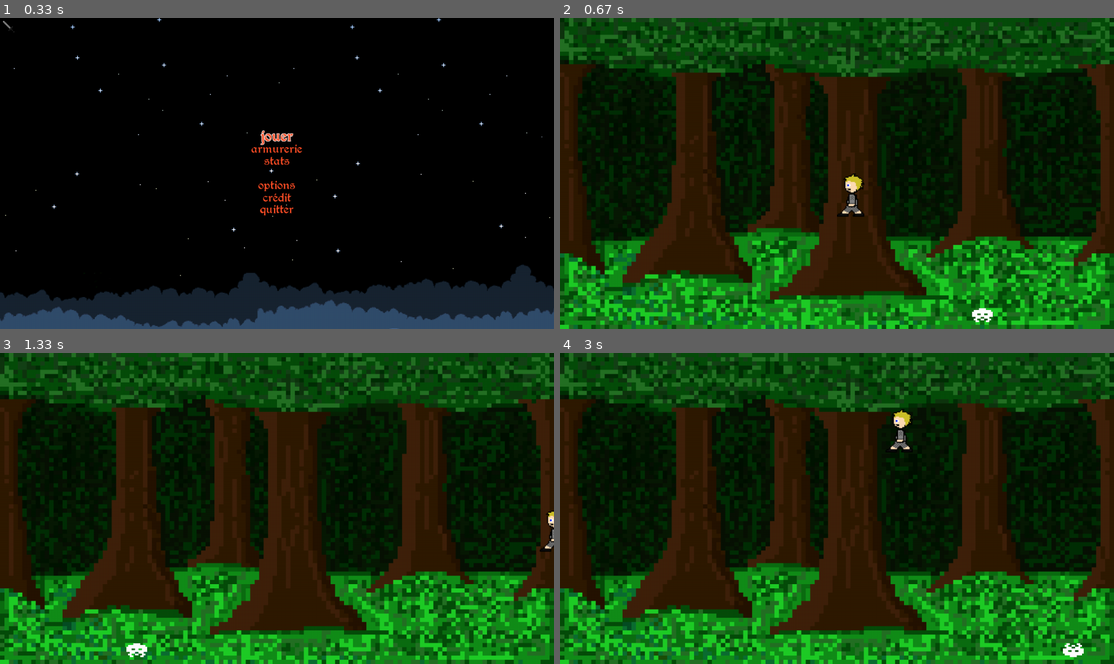
Above: before the commit, frames 1-4 (two rows, left to right).
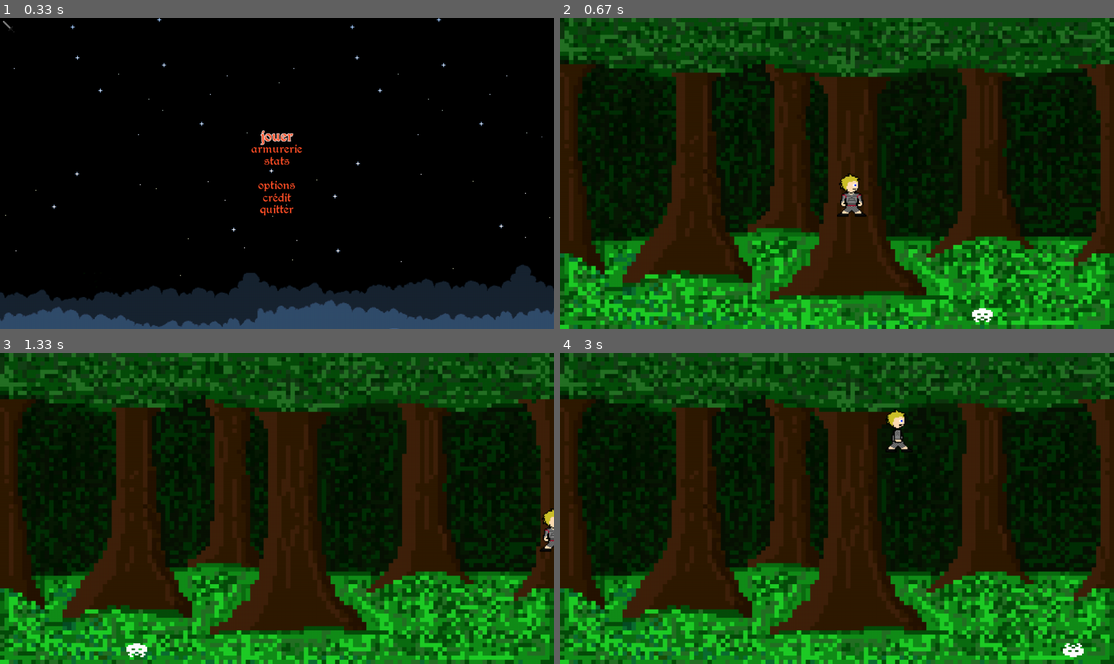
Above: after the commit, the same moments.

Repository: nerokiryu/hugo_boss
Game: pygame game, started from menu/menu.py
Two runs of this game, one before a commit and one after it. Both use one fixed random seed, a clock stepped at 60 frames per second and the inputs below. The source is Python 2; it was converted automatically to run under Python 3.
Inputs (mouse positions are in pixels of both pictures, inside the frame that each line leads up to):
- Up to frame 1 (0.33 s): no input
- Up to frame 2 (0.67 s): tap Enter at 0.33 s
- Up to frame 3 (1.33 s): hold Shift 0.67-1.13 s; hold Right 0.67-1.13 s; move the mouse to (254, 520) at 0.7 s
- Up to frame 4 (3 s): hold Up 1.67-2.13 s; hold Shift from 2.67 s (still down); hold Left from 2.67 s (still down)

Frame 1 is identical in both runs. In frame 2, 0.3% of the frame differs, in the area x 50-56%, y 50-64%; in frame 3, 0.1%; in frame 4, 0.3%.

Commit message:
maj avancer

Diff:
--- a/jeu/animations.py
+++ /dev/null
@@ -1,63 +0,0 @@
-import sys
-import pygame
-import os
-
-# Importe la classe Invader et MyHero
-# se trouvant dans les fichiers
-# invader.py et myhero.py
-from invader import Invader
-from myhero import MyHero
-
-# Importe toute les methodes du module display
-from display import *
-
-def game_loop():
-	speed = [10, 0]
-	invader = Invader(width-48, height-48, "InvaderA_00.png", "InvaderA_01.png", "InvaderA_01.png", speed)
-
-	# Idem, on cree notre hero en tant qu'objet MyHero
-	my_hero = MyHero(width/2, height/2, "../graphics/character/hero/herol.png", "../graphics/character/hero/herowl.png", "../graphics/character/hero/hero.png")
-
-	# Boucle de jeu
-	while 1:
-		for event in pygame.event.get():
-			if event.type == pygame.QUIT:
-				sys.exit()
-
-		# Deplacement
-		invader.movement(width, height)
-		my_hero.movement(width, height)
-
-		# Test de collision
-		# On utilise 'collidepoint', qui test si le centre de
-		# My_Hero est convenu dans le rectangle de l'Invader
-		if invader.get_rect().colliderect(my_hero.get_rect()):
-			display_game_over(screen, background_image, background_position)
-			sys.exit()
-		else:
-			# Affichage
-			display(screen, background_image, background_position, invader, my_hero)
-
-############################################
-## POINT D ENTREE DU CODE ##
-# A NOTER : toutes les variables declarees
-# dans une partie non indentee sont globales
-
-# Init pygame modules
-pygame.init()
-
-# Affiche la fenetre
-os.environ['SDL_VIDEO_CENTERED'] = '1'
-size = width, height = 1280, 720
-screen = pygame.display.set_mode(size)
-
-# Lance la musique
-"""pygame.mixer.music.load('music.mp3')
-pygame.mixer.music.play(10)"""
-
-# Charge l'image de fond
-background_image = load_image("../graphics/background/forest.png")
-background_position = [0, 0]
-
-# lance la boucle de jeu
-game_loop()
--- a/jeu/display.py
+++ b/jeu/display.py
@@ -8,21 +8,24 @@
     return image
 
 def display(screen, background_image, background_position, invader, my_hero):
-	# Essai de changer l'image de nos personnages
-	invader.change_img_arret()
-	my_hero.change_img_arret()
+    # Essai de changer l'image de nos personnages
+    invader.change_img_arret()
+    if my_hero.mouv == False:
+        my_hero.change_img_arret()
+    else:
+        my_hero.change_img_mouvement()
 
-	# Ajoute nos images a afficher
-	screen.blit(background_image, background_position)
-	screen.blit(invader.get_img(), invader.get_rect())
-	screen.blit(my_hero.get_img(), my_hero.get_rect())
+    # Ajoute nos images a afficher
+    screen.blit(background_image, background_position)
+    screen.blit(invader.get_img(), invader.get_rect())
+    screen.blit(my_hero.get_img(), my_hero.get_rect())
 
-	# Affichage
-	pygame.display.flip()
-	screen.blit
+    # Affichage
+    pygame.display.flip()
+    screen.blit
 
-	# Limite le nombre d'images par seconde
-	pygame.time.wait(10)
+    # Limite le nombre d'images par seconde
+    pygame.time.wait(10)
 
 def display_game_over(screen, background_image, background_position):
 	# Cree un objet 'font' (police) necessaire pour afficher du texte
--- a/jeu/jeu.py
+++ b/jeu/jeu.py
@@ -17,7 +17,7 @@
 	invader = Invader(width-48, height-48, "graphics/character/boss/boss1/InvaderA_00.png", "graphics/character/boss/boss1/InvaderA_01.png", "graphics/character/boss/boss1/InvaderA_01.png", speed)
 
 	# Idem, on cree notre hero en tant qu'objet MyHero
-	my_hero = MyHero(width/2, height/2, "graphics/character/hero/herol.png", "graphics/character/hero/herowl.png", "graphics/character/hero/herowl.png")
+	my_hero = MyHero(width/2, height/2, "graphics/character/hero/heror.png", "graphics/character/hero/herowr.png", "graphics/character/hero/hero.png")
 
 	# Boucle de jeu
 	while 1:
--- a/jeu/myhero.py
+++ b/jeu/myhero.py
@@ -6,6 +6,7 @@
 
 # Class MyHero herite de 'MySprite'
 class MyHero(MySprite):
+	mouv = False;
 #--------------------------------------Initialisation--------------------------------------#
 	def __init__(self, pos_x, pos_y, image1, image2, image3): #Initialise MyHero avec une position (x, y), deux images et l'objet lui-meme.
 		MySprite.__init__(self, pos_x, pos_y, image1, image2, image3)
@@ -21,36 +22,47 @@
 		# Test la touche pressee
 		if keys[pygame.K_LEFT] and self.rect.left > 0:
 			self.rect = self.rect.move(-5, 0)
+			self.mouv = True;
 
 		if keys[pygame.K_RIGHT] and self.rect.right < width:
 			self.rect = self.rect.move(5, 0)
+			self.mouv = True;
 
 		if keys[pygame.K_UP] and self.rect.top > 0:
 			self.rect = self.rect.move(0, -5)
+			self.mouv = True;
 
 		if keys[pygame.K_DOWN] and self.rect.bottom < height:
 			self.rect = self.rect.move(0, 5)
+			self.mouv = True;
+
+		if not keys[pygame.K_LEFT] and not keys[pygame.K_RIGHT] and not keys[pygame.K_UP] and not keys[pygame.K_DOWN]:
+			self.mouv = False;
 
 		#-------------------------Fonctions COURRIR-------------------#
 		if keys[courir] and keys[pygame.K_LEFT] and self.rect.left > 0:
+			self.mouv = True;
 			if self.rect.left < mouvement:
 				self.rect = self.rect.move(-self.rect.left, 0)
 			else:
 				self.rect = self.rect.move(-mouvement, 0)
 
 		if keys[courir] and keys[pygame.K_RIGHT] and self.rect.right < width:
+			mouv = True;
 			if self.rect.right > width-mouvement:
 				self.rect = self.rect.move(width-self.rect.right, 0)
 			else:
 				self.rect = self.rect.move(mouvement, 0)
 
 		if keys[courir] and keys[pygame.K_UP] and self.rect.top > 0:
+			mouv = True;
 			if self.rect.top < mouvement:
 				self.rect = self.rect.move(0, -self.rect.top)
 			else:
 				self.rect = self.rect.move(0, -mouvement)
 
 		if keys[courir] and keys[pygame.K_DOWN] and self.rect.bottom < height:
+			mouv = True;
 			if self.rect.bottom > height-mouvement:
 				self.rect = self.rect.move(0, height-self.rect.bottom)
 			else:
--- a/jeu/mysprite.py
+++ b/jeu/mysprite.py
@@ -65,12 +65,8 @@
 			# On remet le compteur a 0
 			self.timeToUpdate = 0
 
-			# on prend la prochaine image du tableau
-			# en verifiant de ne pas depasser sa taille
-			self.index = 2
-
 			# On change l'image qui va s'afficher
-			self.image = self.images[self.index]
+			self.image = self.images[2]
 
 		# On incremente le timer a chaque iteration
 		self.timeToUpdate += 100
